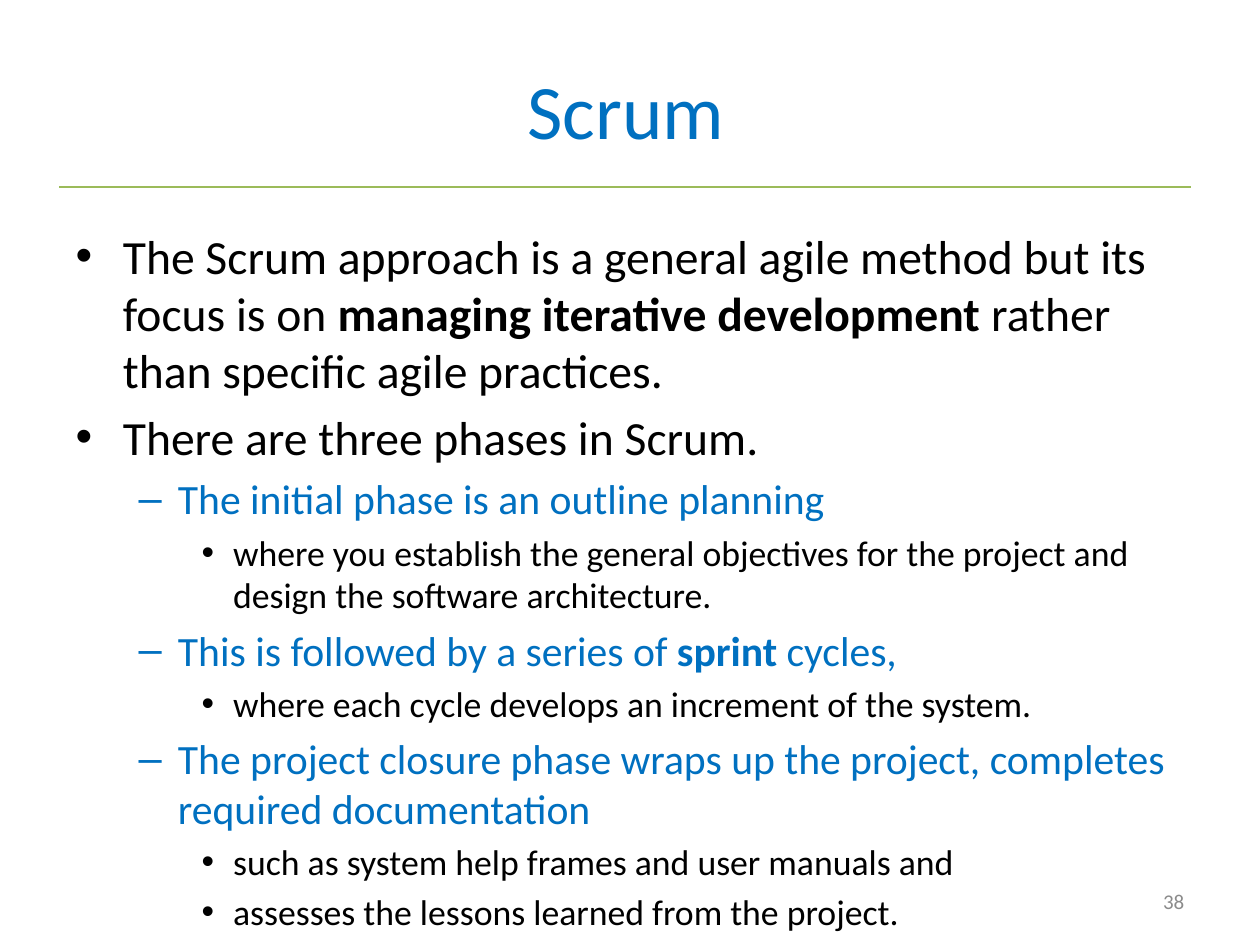
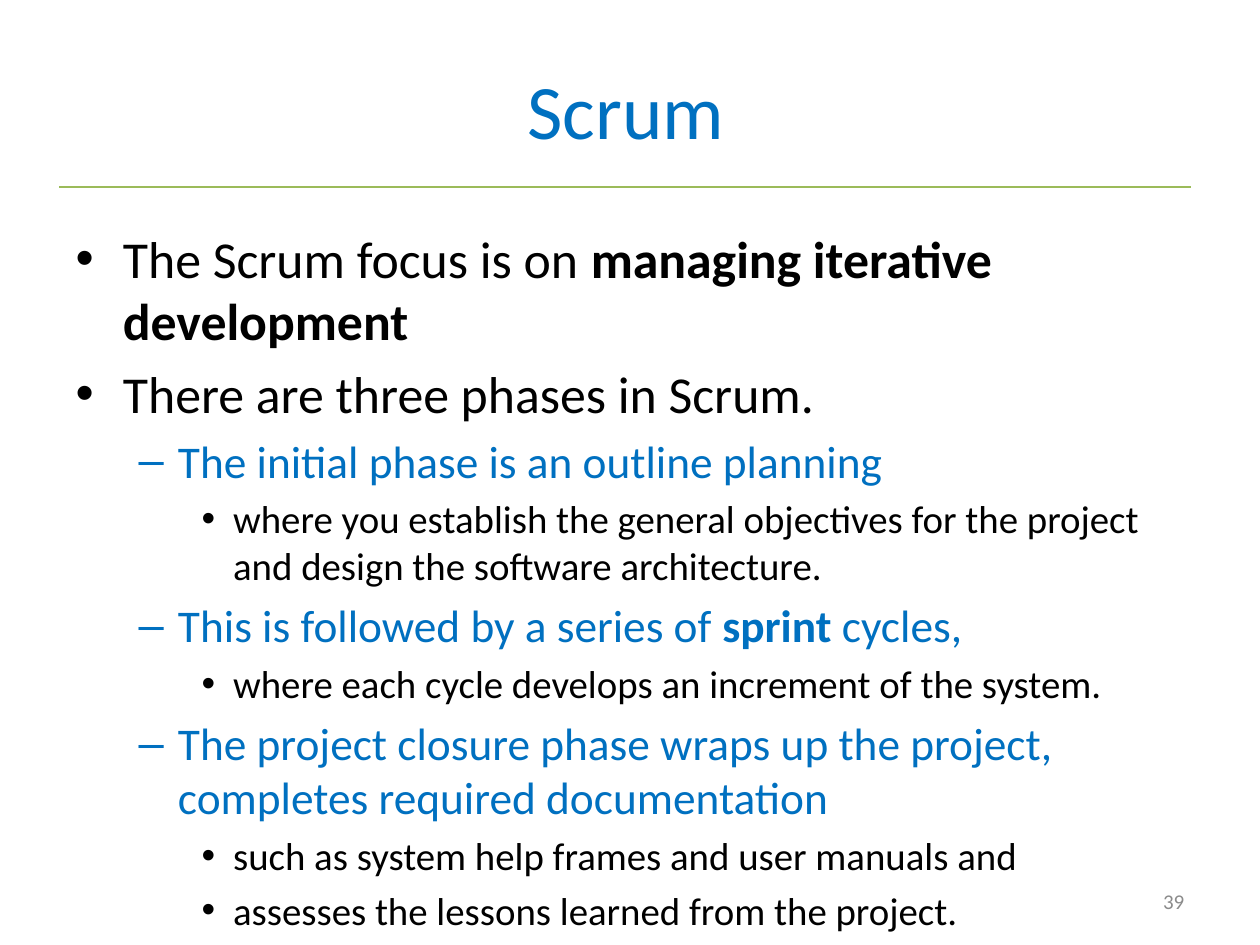
Before and after one commit to tuanct1997/USTH-SE-2017, a slide deck: slide 39 of slides/2 Agile Development.pptx (slide 38 before the commit). Drawn at 1260x945 pixels with LibreOffice and Linux fonts; fonts in the diff are those of the drawing. Boxes give left, top, right and bottom in pixels: in the first picture for what was removed or moved away, otherwise in the second. Text is boxed around its words. In the diff, an @@ line names an element or a change of style, - is before the commit and + after.

Commit message:
update slides with scrum

```diff
--- a/slides/2 Agile Development.pptx
+++ b/slides/2 Agile Development.pptx
@@ text at (123, 241, 992, 348): text changed; size 27.2 to 29.6 pt; bold on @@
-• The Scrum approach is a general agile method but its focus is on managing iterative development rather than specific agile practices.
+• The Scrum focus is on managing iterative development
@@ text at (123, 377, 1139, 932): size 27.2 to 29.6 pt in "There are three phases in Scrum."; size 23.8 to 25.9 pt in "The initial phase is an outline planning", "This is followed by a series of ...", "The project closure phase wraps up the ..."; size 20.4 to 22.2 pt in "where you establish the general objectives for ...", "where each cycle develops an increment of ...", "such as system help frames and user ...", "assesses the lessons learned from the project." @@
@@ page number at (1163, 895, 1184, 909): text changed @@
-38
+39
```
Also in this commit, not shown: 25 slides added, 2 slides removed.
